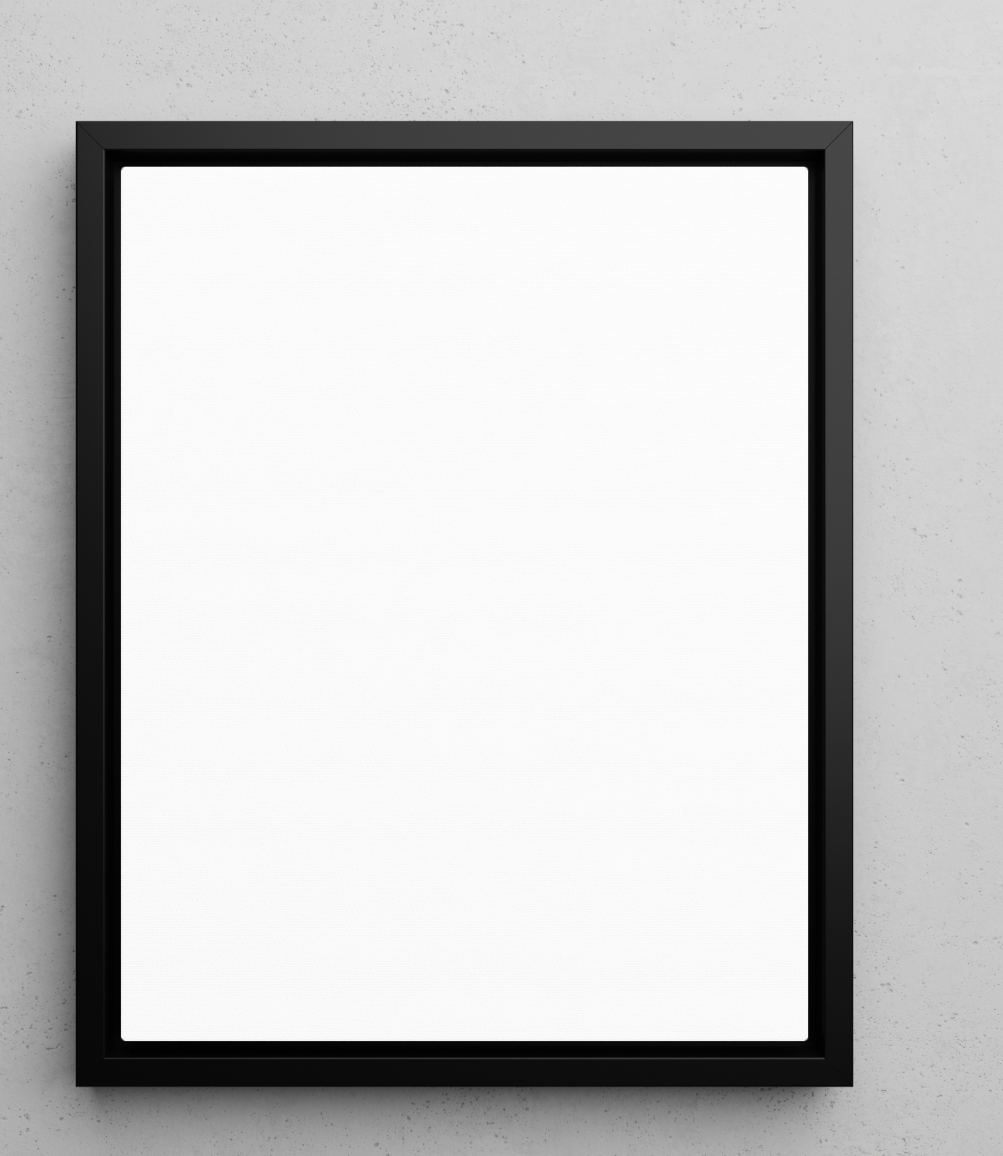
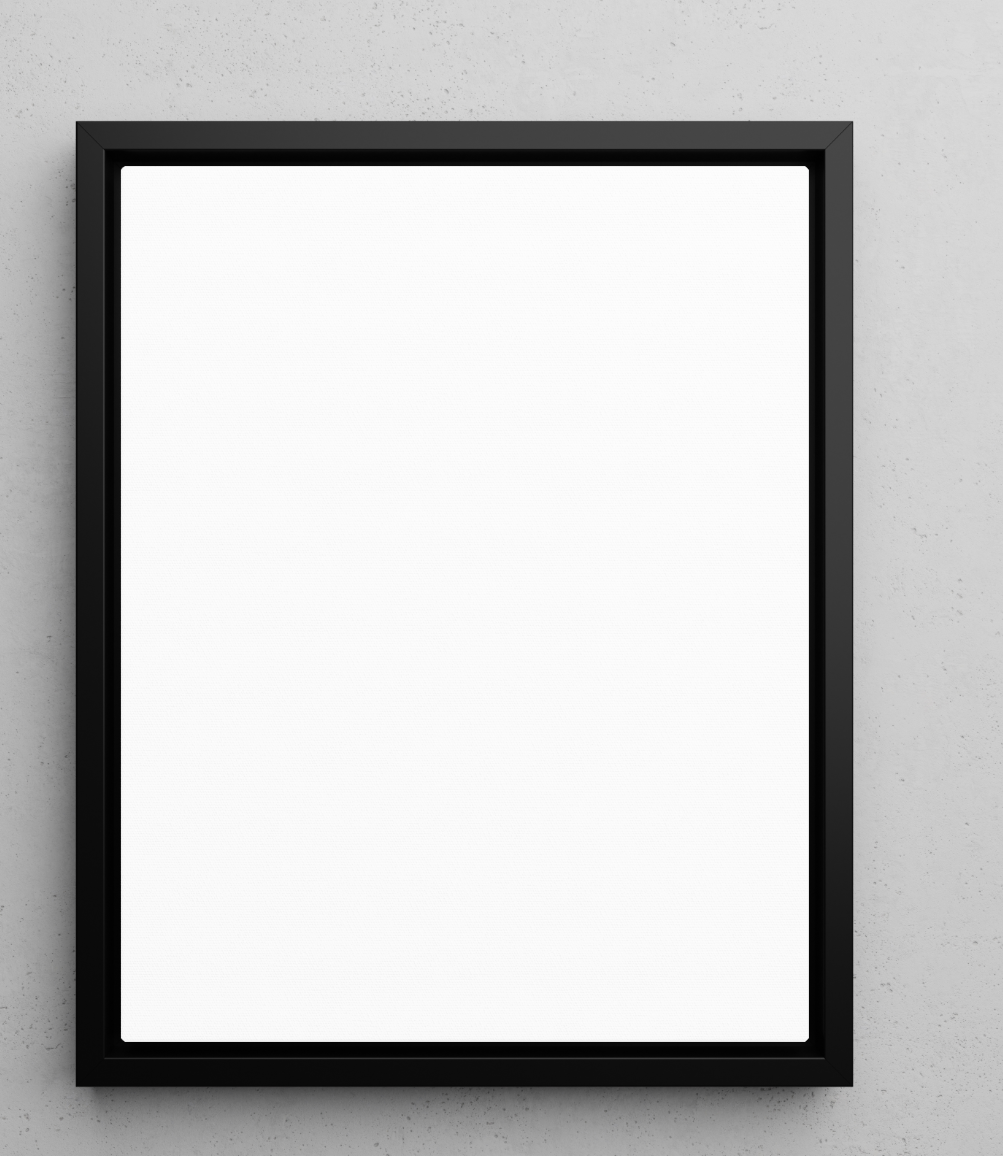
Layer changes from the first 1003×1156 image to the second:
painted on "FRAME + INNER SHADOW - KEEP ON" over [121, 166, 809, 1042]
painted on "CANVAS TEXTURE - KEEP ON" over [121, 166, 809, 1042]
painted on "CANVAS LIGHTING - KEEP ON" over [121, 166, 809, 1042]